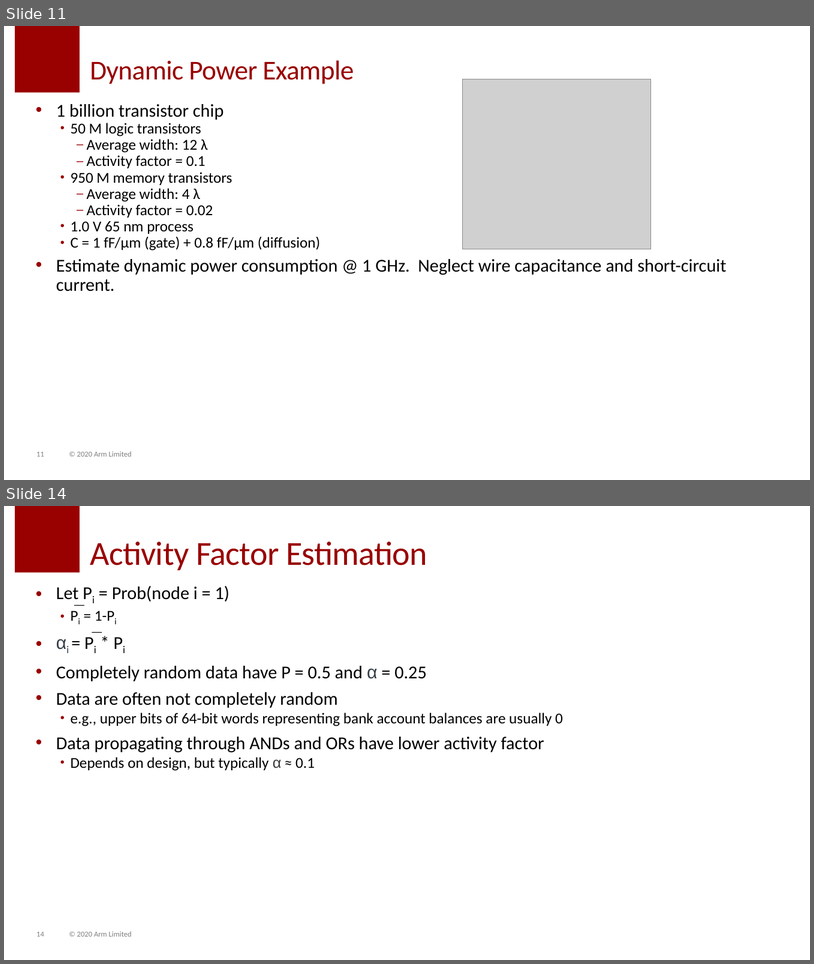
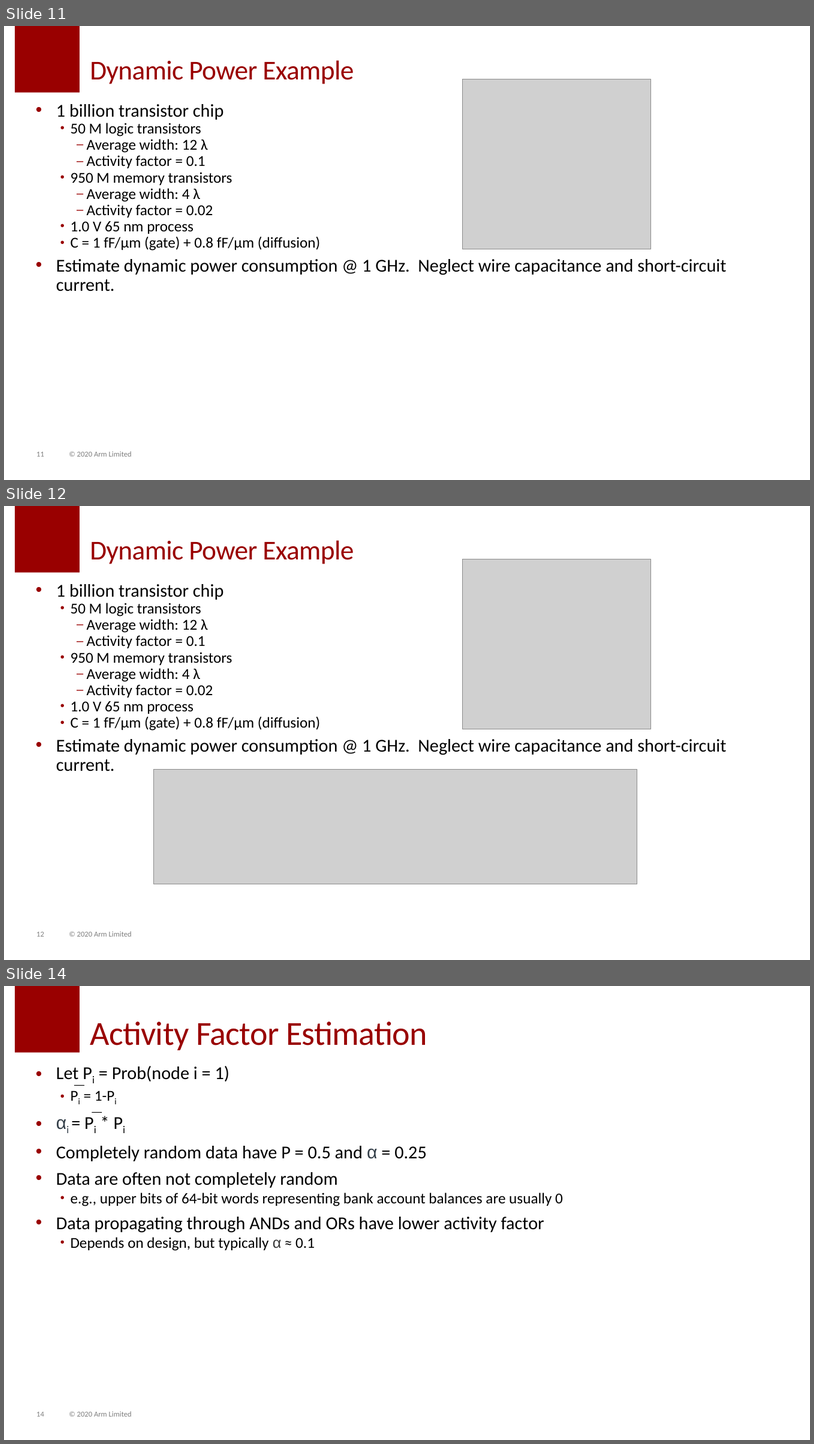
Before and after one commit to tdloveless/iu-vlsi, a slide deck: Slides/S25/7.0-Power.pptx. Shown one above the other, each under a label of ours: slides 11 and 14 before the commit, slides 11, 12 and 14 after it; the slides between them are not shown. The pictures are 814x964 and 814x1444 pixels, drawn with LibreOffice and Linux fonts; fonts in the diff are those of the drawing; grey boxes stand for pictures; background and template pictures are left out. Boxes give left, top, right and bottom in pixels: in the first picture for what was removed or moved away, otherwise in the second. Text is boxed around its words. In the diff, an @@ line names an element or a change of style, - is before the commit and + after.

```diff
--- a/Slides/S25/7.0-Power.pptx
+++ b/Slides/S25/7.0-Power.pptx
@@ slide 12 added at bbox=[4, 506, 810, 960], background #FFFFFF; not listed: 3 template elements that a slide beside it also shows @@
@@ title added at bbox=[90, 540, 354, 564], 32.4 pt, text #990000 @@
+Dynamic Power Example
@@ picture added at bbox=[463, 559, 651, 729] @@
@@ text added at bbox=[56, 584, 726, 771], 18 pt, text #000000 @@
+• 1 billion transistor chip
+  • 50 M logic transistors
+    – Average width: 12 λ
+    – Activity factor = 0.1
+  • 950 M memory transistors
+    – Average width: 4 λ
+    – Activity factor = 0.02
+  • 1.0 V 65 nm process
+  • C = 1 fF/μm (gate) + 0.8 fF/μm (diffusion)
+• Estimate dynamic power consumption @ 1 GHz. Neglect wire capacitance and short-circuit current.
@@ picture added at bbox=[154, 769, 638, 884] @@
```
Also in this commit, not shown: 6 slides changed, 1 other slide added, 2 slides removed.
